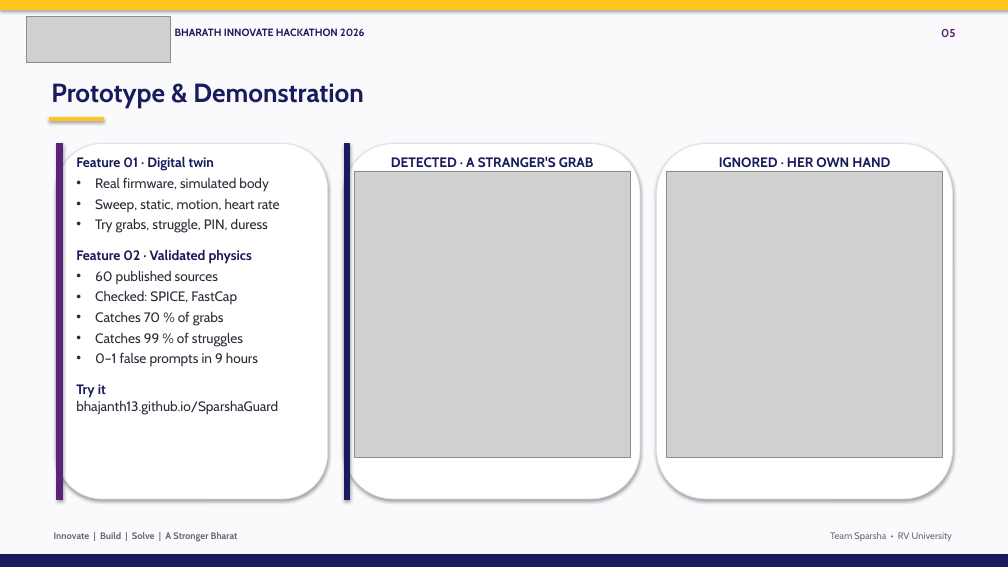
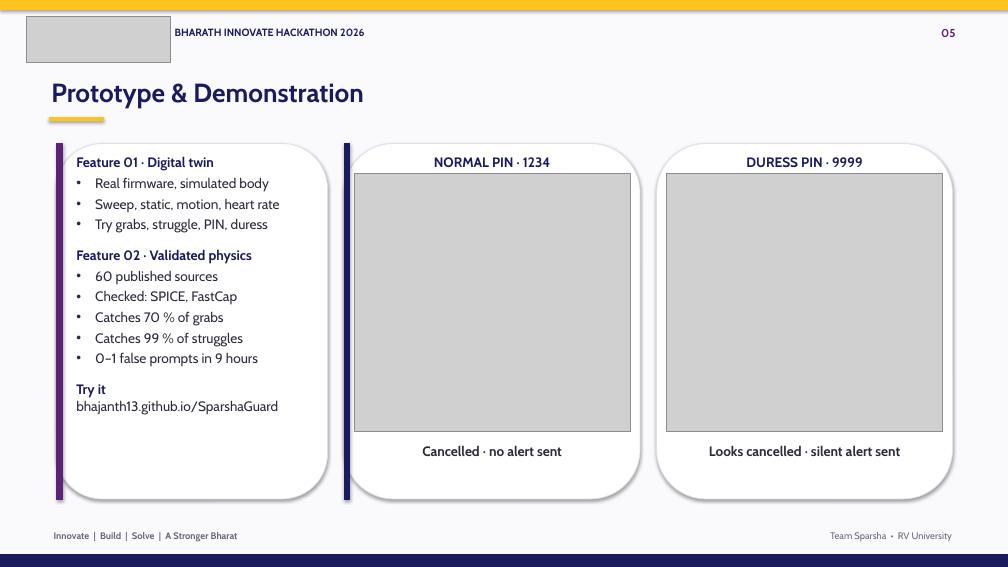
Before and after one commit to Bhajanth13/SparshaGuard, a slide deck: slide 5 of docs/SparshaGuard_BIH2026.pptx. Drawn at 1008x567 pixels with LibreOffice and Linux fonts; fonts in the diff are those of the drawing; grey boxes stand for pictures. Boxes give left, top, right and bottom in pixels: in the first picture for what was removed or moved away, otherwise in the second. Text is boxed around its words. In the diff, an @@ line names an element or a change of style, - is before the commit and + after.

Commit message:
Deck slide 5: normal PIN and duress PIN screenshots (watch + contact's phone)

```diff
--- a/docs/SparshaGuard_BIH2026.pptx
+++ b/docs/SparshaGuard_BIH2026.pptx
@@ picture: place and size @@
-picture at (354, 171, 630, 458)
+picture at (354, 173, 630, 431)
@@ text at (434, 157, 551, 167): text changed @@
-DETECTED · A STRANGER'S GRAB
+NORMAL PIN · 1234
@@ picture: place and size @@
-picture at (667, 171, 943, 458)
+picture at (667, 173, 943, 431)
@@ text at (746, 157, 863, 167): text changed @@
-IGNORED · HER OWN HAND
+DURESS PIN · 9999
@@ text added at (422, 445, 562, 456), 13 pt, text #2D2B39, bold @@
+Cancelled · no alert sent
@@ text added at (709, 445, 900, 456), 13 pt, text #2D2B39, bold @@
+Looks cancelled · silent alert sent
```
